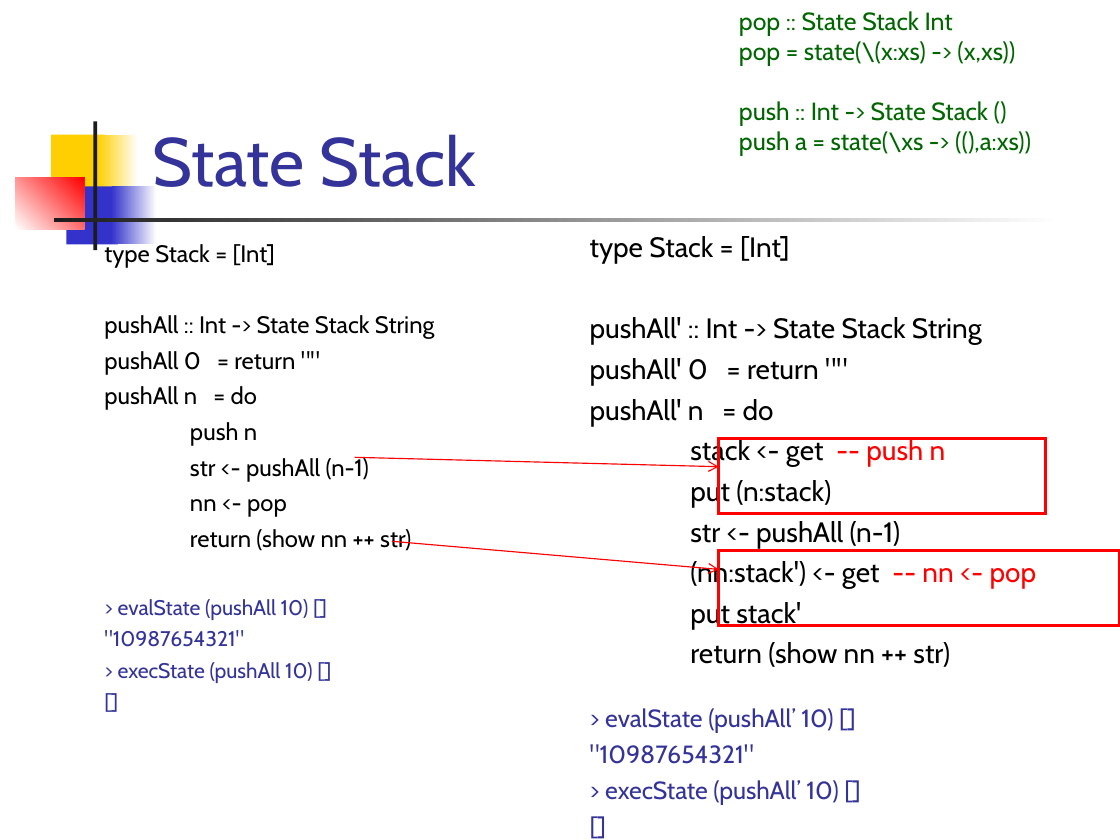
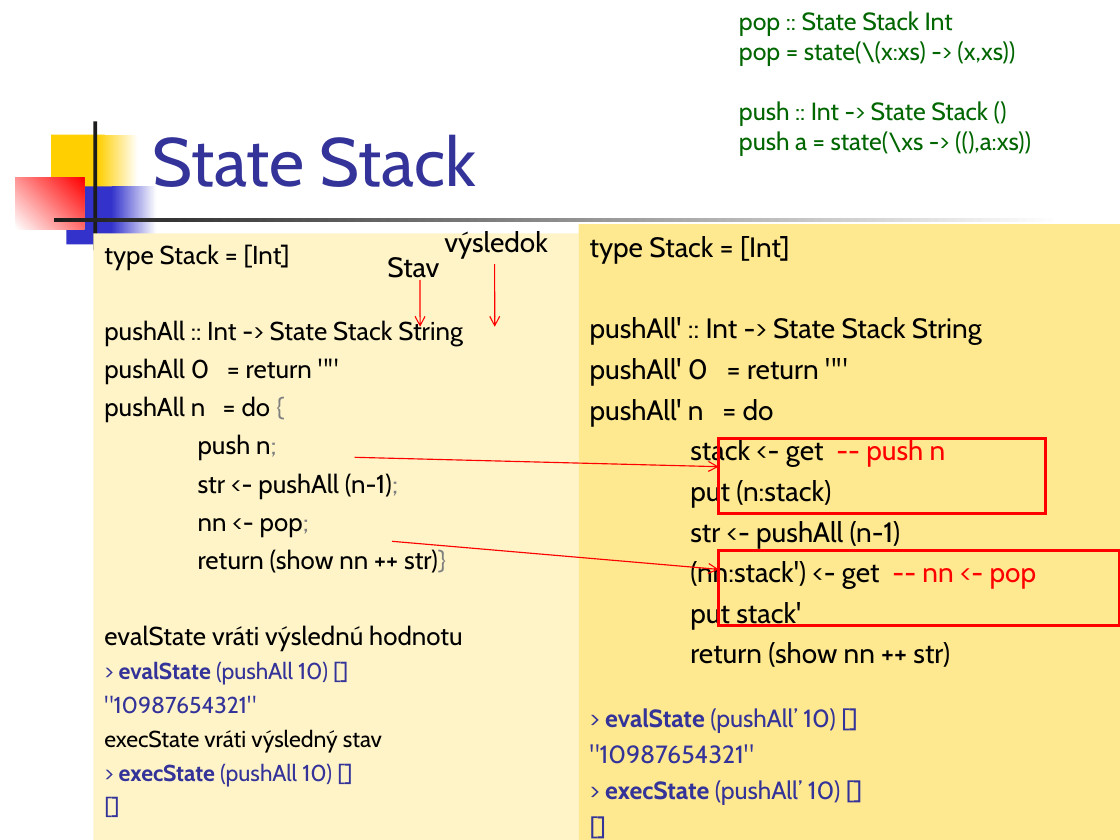
Before and after one commit to Funkcionalne/Prednasky, a slide deck: slide 31 of 12/12_fpro.ppt (slide 29 before the commit). Drawn at 1120x840 pixels with LibreOffice and Linux fonts; fonts in the diff are those of the drawing. Boxes give left, top, right and bottom in pixels: in the first picture for what was removed or moved away, otherwise in the second. Text is boxed around its words. In the diff, an @@ line names an element or a change of style, - is before the commit and + after.

```diff
--- a/12/12_fpro.ppt
+++ b/12/12_fpro.ppt
@@ rectangle "type Stack = [Int]": place and size @@
-rectangle "type Stack = [Int]" at (104, 242, 435, 683)
+rectangle "type Stack = [Int]" at (93, 233, 578, 840)
@@ rectangle "type Stack = [Int]" at (93, 233, 578, 840): fill none to #FFF4C8 @@
@@ text added at (444, 229, 548, 259), 18 pt, text #000000 @@
+výsledok
@@ rectangle "type Stack = [Int]": place and size @@
-rectangle "type Stack = [Int]" at (590, 236, 1037, 733)
+rectangle "type Stack = [Int]" at (579, 224, 1120, 840)
@@ rectangle "type Stack = [Int]" at (579, 224, 1120, 840): fill none to #FFE990 @@
@@ text in rectangle at (104, 244, 463, 787): size 15.3 to 16.6 pt in "type Stack = [Int]", "pushAll :: Int -> State Stack String", "pushAll 0 = return """; size 13.6 to 14.8 pt in "> evalState (pushAll 10) []", ""10987654321"", "> execState (pushAll 10) []", "[]"; bold on in "evalState", "execState" @@
@@ text added at (387, 257, 439, 283), 18 pt, text #000000 @@
+Stav
@@ arrow added from (495, 264) to (495, 327), #FF0000 0.74 pt @@
@@ arrow added from (420, 280) to (420, 327), #FF0000 0.74 pt @@
@@ text in rectangle at (104, 396, 463, 650): text changed; size 15.3 to 16.6 pt @@
-pushAll n = do
-push n
-str <- pushAll (n-1)
-nn <- pop
-return (show nn ++ str)
+pushAll n = do {
+push n;
+str <- pushAll (n-1);
+nn <- pop;
+return (show nn ++ str)}
+evalState vráti výslednú hodnotu
@@ text in rectangle at (605, 708, 840, 805): bold on in "evalState", "execState" @@
@@ text in rectangle at (104, 729, 382, 753): paragraph added @@
+execState vráti výsledný stav
```
Also in this commit, not shown: 18 other slides changed, 2 slides added, 1 other file.
